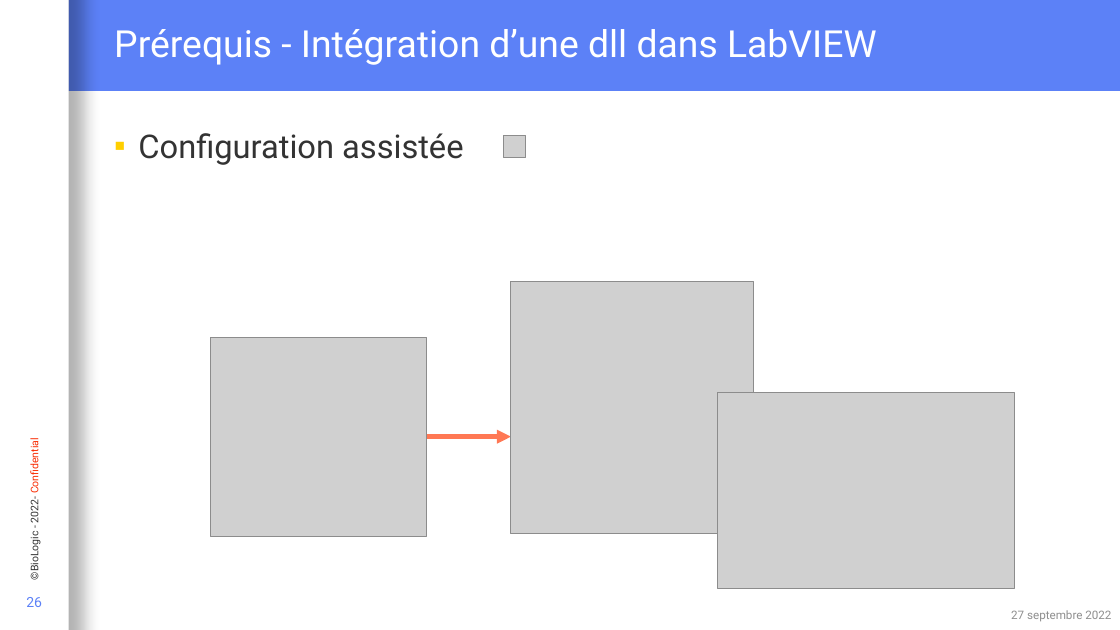
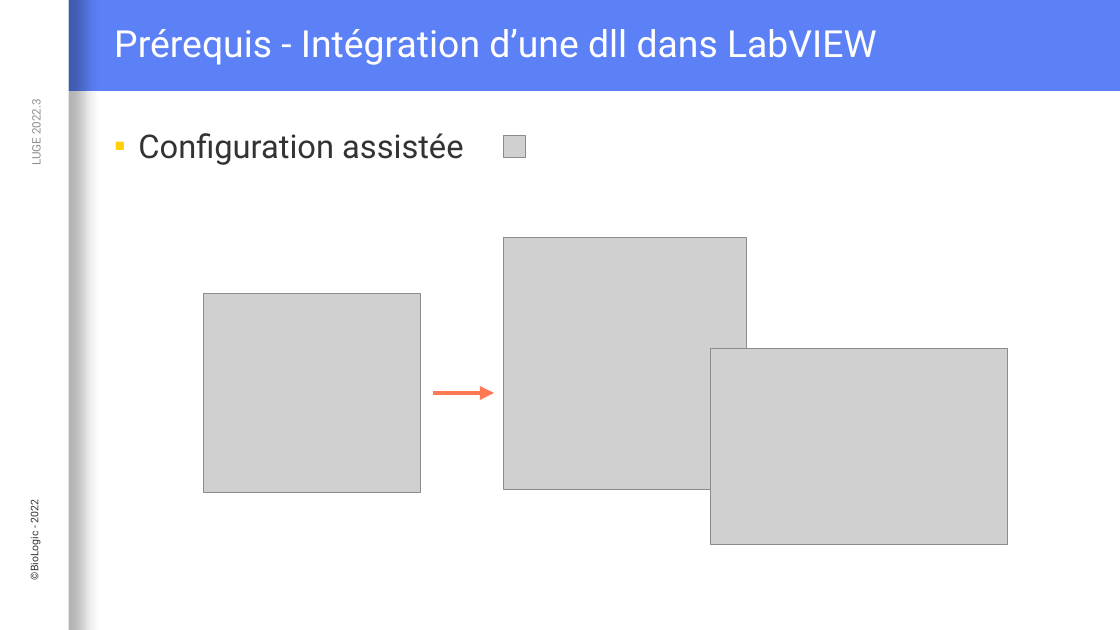
Before and after one commit to Loysse/PostLVUserEvent_Demo, a slide deck: slide 26 of Interaction événementielle entre du code C et LabVIEW.pptx. Drawn at 1120x630 pixels with LibreOffice and Linux fonts; fonts in the diff are those of the drawing; grey boxes stand for pictures; background and template pictures are left out. Boxes give left, top, right and bottom in pixels: in the first picture for what was removed or moved away, otherwise in the second. Text is boxed around its words. In the diff, an @@ line names an element or a change of style, - is before the commit and + after.

```diff
--- a/Interaction événementielle entre du code C et LabVIEW.pptx
+++ b/Interaction événementielle entre du code C et LabVIEW.pptx
@@ text added at (x1=29, y1=102, x2=44, y2=164), 10 pt, text #909090 @@
+LUGE 2022.3
@@ 3 pictures moved together from (x1=210, y1=281, x2=1014, y2=588) to (x1=203, y1=238, x2=1007, y2=544) @@
@@ arrow moved from (427, 437) - (511, 437) to (433, 393) - (494, 393) @@
@@ text at (x1=27, y1=502, x2=41, y2=579): text changed @@
-©BioLogic - 2022- Confidential
+©BioLogic - 2022
@@ page number removed at (x1=26, y1=597, x2=42, y2=607) @@
-26
@@ text removed at (x1=1011, y1=610, x2=1111, y2=621) @@
-27 septembre 2022
```
Also in this commit, not shown: 27 other slides changed, 7 slides added, 6 slides removed.
